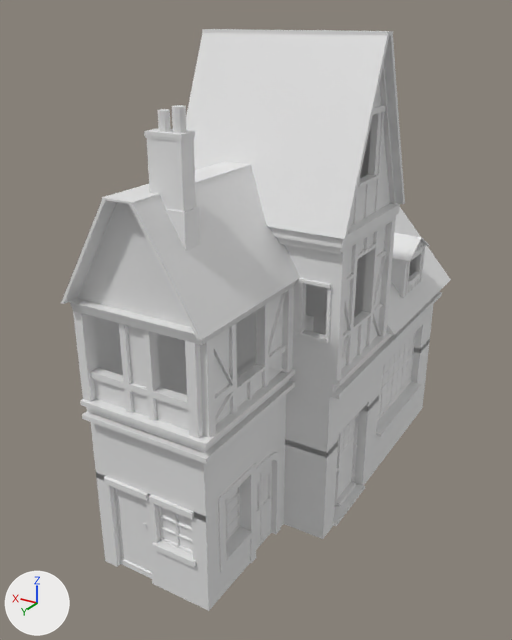
The Blender file BlendFiles/0_building.blend as it was, and as the next commit left it.
Both versions are drawn from a 50 mm camera at (-12.3, 13.8, 16.0) aimed at (-0.9, -5.1, 6.6). The lights are fixed; the arrows at lower left show +X, +Y and +Z. The first picture is the older version.

Names of what the first picture shows: 'Chimney', 'Cube.001', 'DoorFloor0_1', 'DoorFloor0_2', 'FirstFloor', 'FirstFloor.001', 'Roof1', 'Roof2', 'Roof3', 'SecondFloor', 'WindowFloor0_1', 'WindowFloor0_2' and 1 more.
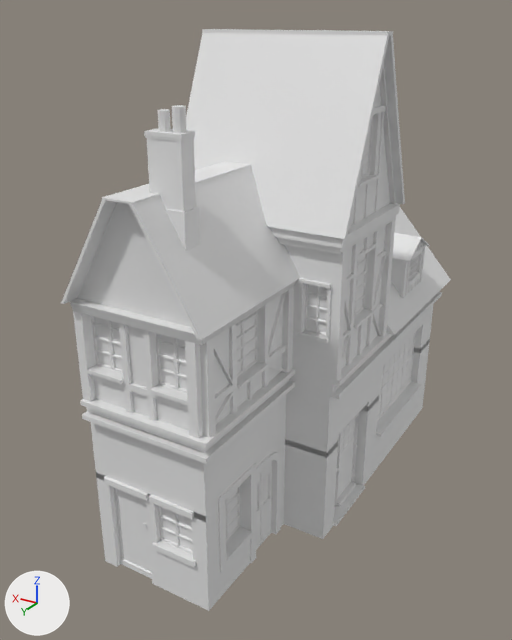
Scene script edits in JSON lines:
```json
{"op": "add", "block": "me_cube_019", "code": ["me_cube_019 = bpy.data.meshes.new('Cube.019')", "me_cube_019.from_pydata(...)  # 272 vertices, 244 faces; spans x 0.05..0.1, y -1.0..0.1, z -1.0..0.8"]}
{"op": "add", "block": "me_cube_018", "code": ["me_cube_018 = bpy.data.meshes.new('Cube.018')", "me_cube_018.from_pydata(...)  # 332 vertices, 309 faces; spans x 0.0..0.05, y -1.0..0.2, z -1.0..-0.18"]}
{"op": "add", "block": "me_cube_017", "code": ["me_cube_017 = bpy.data.meshes.new('Cube.017')", "me_cube_017.from_pydata(...)  # 124 vertices, 109 faces; spans x -1.0..-0.2, y -0.1..-0.05, z -1.0..0.6"]}
{"op": "add", "block": "me_cube_016", "code": ["me_cube_016 = bpy.data.meshes.new('Cube.016')", "me_cube_016.from_pydata(...)  # 224 vertices, 202 faces; spans x -4.7..-4.3, y -6.2..-4.8, z 7.2..9.4"]}
{"op": "add", "block": "me_cube_015", "code": ["me_cube_015 = bpy.data.meshes.new('Cube.015')", "me_cube_015.from_pydata(...)  # 233 vertices, 210 faces; spans x -3.2..-2.8, y -2.0..-0.5, z 6.7..8.7"]}
{"op": "add", "block": "me_cube_014", "code": ["me_cube_014 = bpy.data.meshes.new('Cube.014')", "me_cube_014.from_pydata(...)  # 199 vertices, 177 faces; spans x 0.0..1.2, y -0.3..0.1, z 0.0..1.8"]}
{"op": "add", "block": "me_cube_013", "code": ["me_cube_013 = bpy.data.meshes.new('Cube.013')", "me_cube_013.from_pydata(...)  # 199 vertices, 177 faces; spans x 0.0..1.2, y -0.3..0.1, z 0.0..1.8"]}
{"op": "add", "block": "ob_cube_006", "code": ["ob_cube_006 = bpy.data.objects.new('Cube.006', me_cube_019)", "ob_cube_006.location = (-4.4, -4.95, 12.65)"]}
{"op": "add", "block": "ob_cube_005", "code": ["ob_cube_005 = bpy.data.objects.new('Cube.005', me_cube_018)", "ob_cube_005.location = (-4.42, -10.1, 8.08)"]}
{"op": "add", "block": "ob_cube_004", "code": ["ob_cube_004 = bpy.data.objects.new('Cube.004', me_cube_017)", "ob_cube_004.location = (-3.3, -3.6, 8.3)"]}
{"op": "add", "block": "ob_secondfloor_002", "code": ["ob_secondfloor_002 = bpy.data.objects.new('SecondFloor.002', me_cube_016)", "ob_secondfloor_002.location = (0.0, 0.0, 0.0)"]}
{"op": "add", "block": "ob_secondfloor_001", "code": ["ob_secondfloor_001 = bpy.data.objects.new('SecondFloor.001', me_cube_015)", "ob_secondfloor_001.location = (0.0, 0.0, 0.0)"]}
{"op": "add", "block": "ob_cube_003", "code": ["ob_cube_003 = bpy.data.objects.new('Cube.003', me_cube_014)", "ob_cube_003.location = (-0.5, 1.1, 6.9)"]}
{"op": "add", "block": "ob_cube_002", "code": ["ob_cube_002 = bpy.data.objects.new('Cube.002', me_cube_013)", "ob_cube_002.location = (-2.7, 1.1, 6.9)"]}
```

Where the change shows, as pixel boxes (x1, y1, x2, y2) in the pictures (512 x 640 px):
```json
{"object": "Cube.002", "change": "added", "after": [150, 333, 188, 405]}
{"object": "Cube.003", "change": "added", "after": [87, 316, 123, 384]}
{"object": "SecondFloor.001", "change": "added", "after": [236, 310, 268, 389]}
{"object": "Cube.004", "change": "added", "after": [304, 284, 328, 336]}
{"object": "SecondFloor.002", "change": "added", "after": [354, 253, 374, 329]}
{"object": "Cube.006", "change": "added", "after": [360, 116, 373, 179]}
{"object": "Cube.005", "change": "added", "after": [409, 256, 418, 278]}
```
